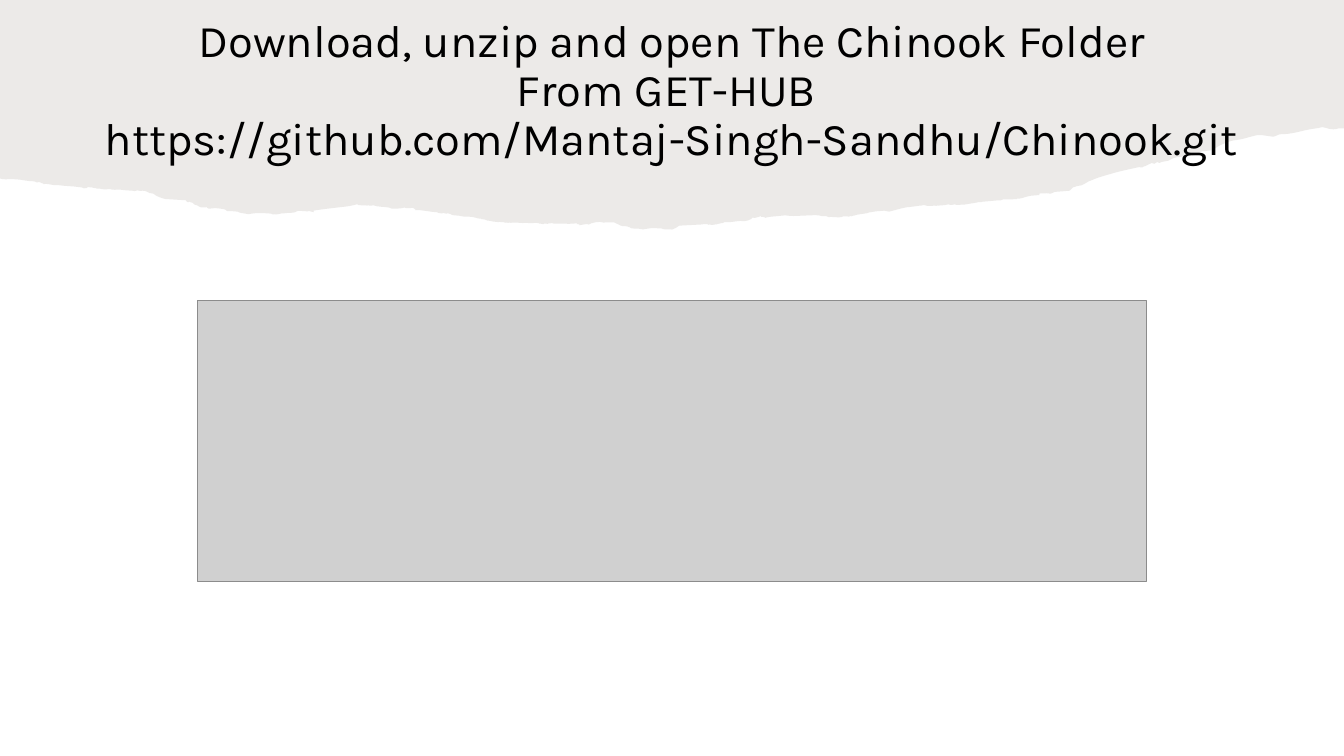
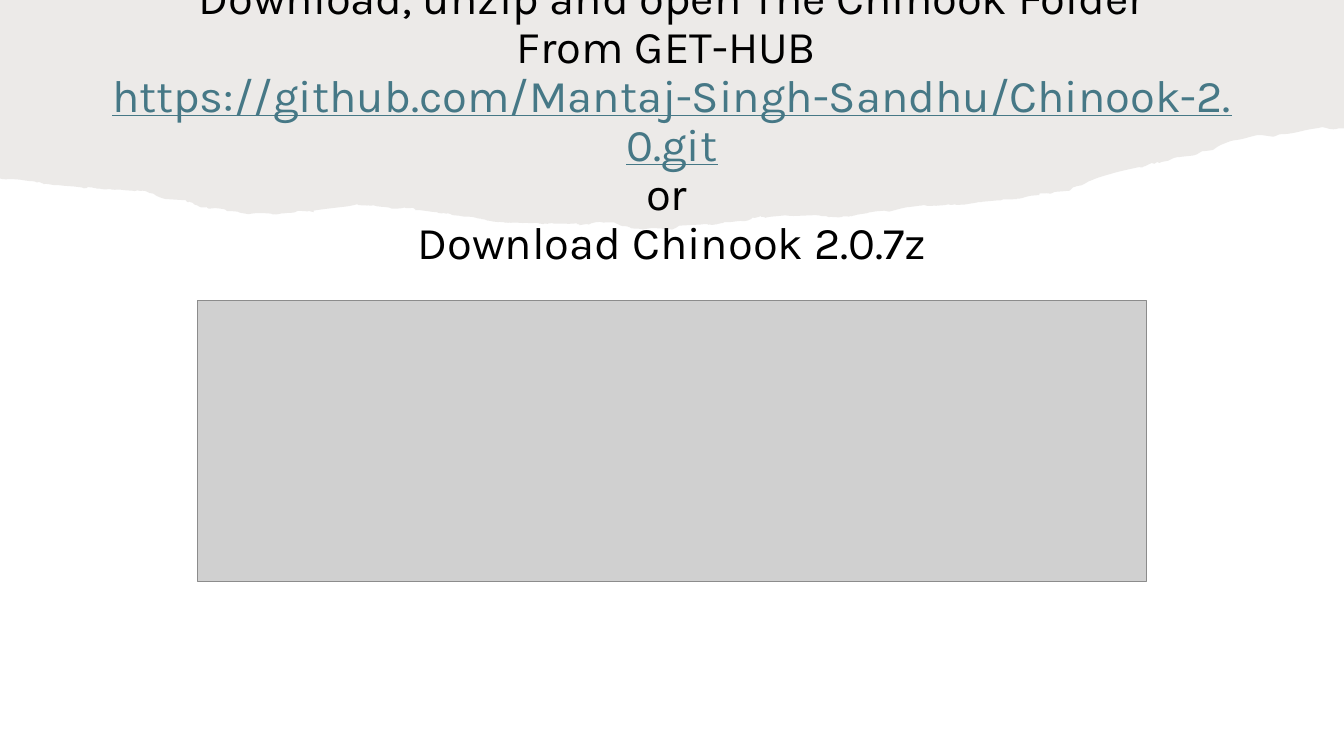
Before and after one commit to Mantaj-Singh-Sandhu/Chinook-2.0, a slide deck: slide 4 of Chinook 2.0/ReadMe.pptx. Drawn at 1344x756 pixels with LibreOffice and Linux fonts; fonts in the diff are those of the drawing; grey boxes stand for pictures. Boxes give left, top, right and bottom in pixels: in the first picture for what was removed or moved away, otherwise in the second. Text is boxed around its words. In the diff, an @@ line names an element or a change of style, - is before the commit and + after.

```diff
--- a/Chinook 2.0/ReadMe.pptx
+++ b/Chinook 2.0/ReadMe.pptx
@@ title at [112, 0, 1231, 260]: text changed @@
-Download, unzip and open The Chinook Folder
-From GET-HUB
-https://github.com/Mantaj-Singh-Sandhu/Chinook.git
+Download, unzip and open The Chinook Folder
+From GET-HUB
+https://github.com/Mantaj-Singh-Sandhu/Chinook-2.0.git
+or
+Download Chinook 2.0.7z
```
Also in this commit, not shown: 5 other files.
